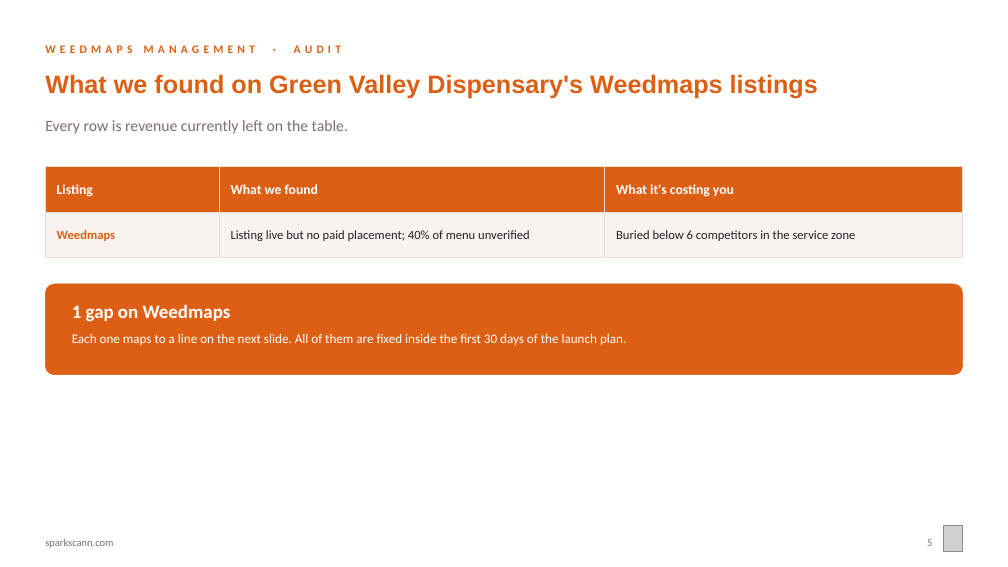
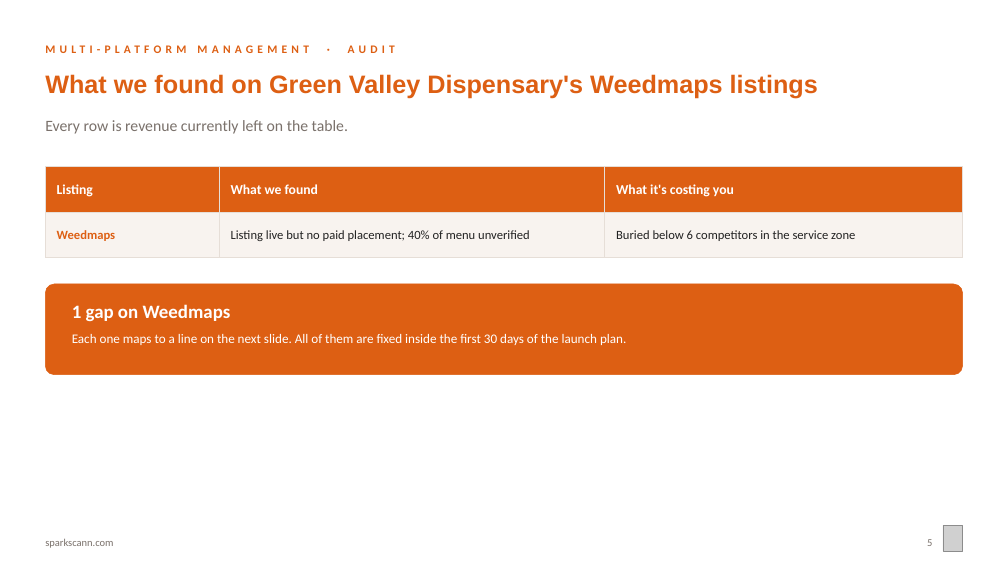
Before and after one commit to sparksmanagement/pitchdeckspecialist, a slide deck: slide 5 of decks/Sparks-x-example-green-valley.pptx. Drawn at 1008x567 pixels with LibreOffice and Linux fonts; fonts in the diff are those of the drawing; grey boxes stand for pictures. Boxes give left, top, right and bottom in pixels: in the first picture for what was removed or moved away, otherwise in the second. Text is boxed around its words. In the diff, an @@ line names an element or a change of style, - is before the commit and + after.

```diff
--- a/decks/Sparks-x-example-green-valley.pptx
+++ b/decks/Sparks-x-example-green-valley.pptx
@@ text at [45,45,395,53]: text changed @@
-WEEDMAPS MANAGEMENT · AUDIT
+MULTI-PLATFORM MANAGEMENT · AUDIT
```
Also in this commit, not shown: 7 other slides changed, 1 other file.
